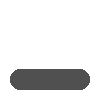
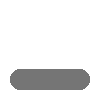
Layers edited between the first and the second (100, 100) image:
added layer "Layer copy" above "Layer" over 10, 69, 90, 90
hid "Layer" over 10, 69, 90, 90
